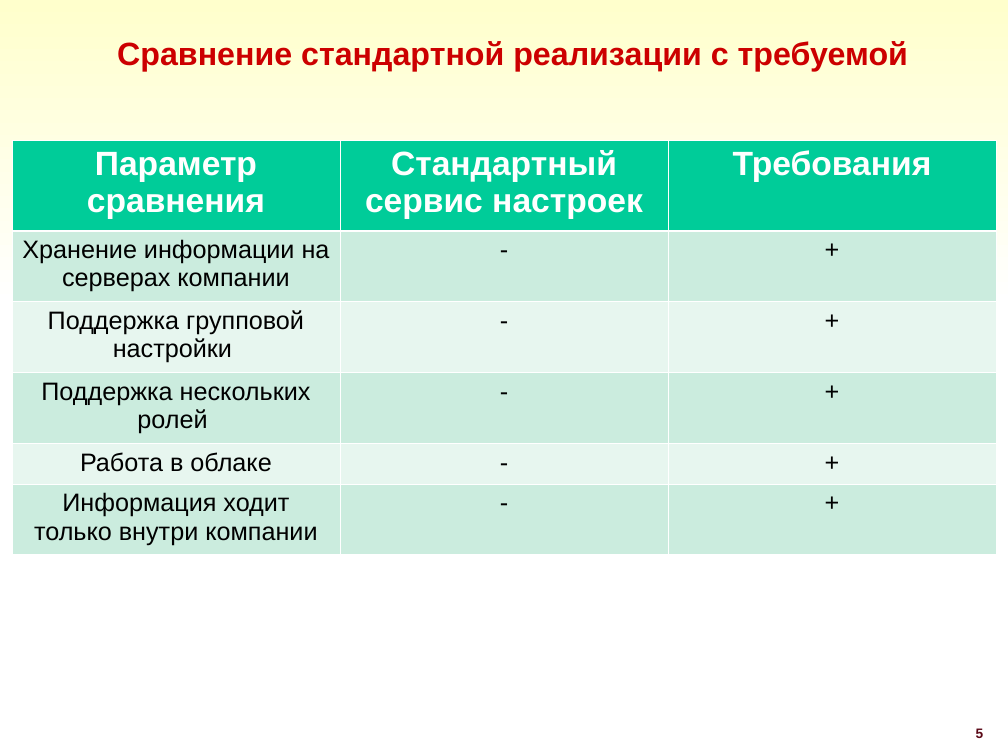
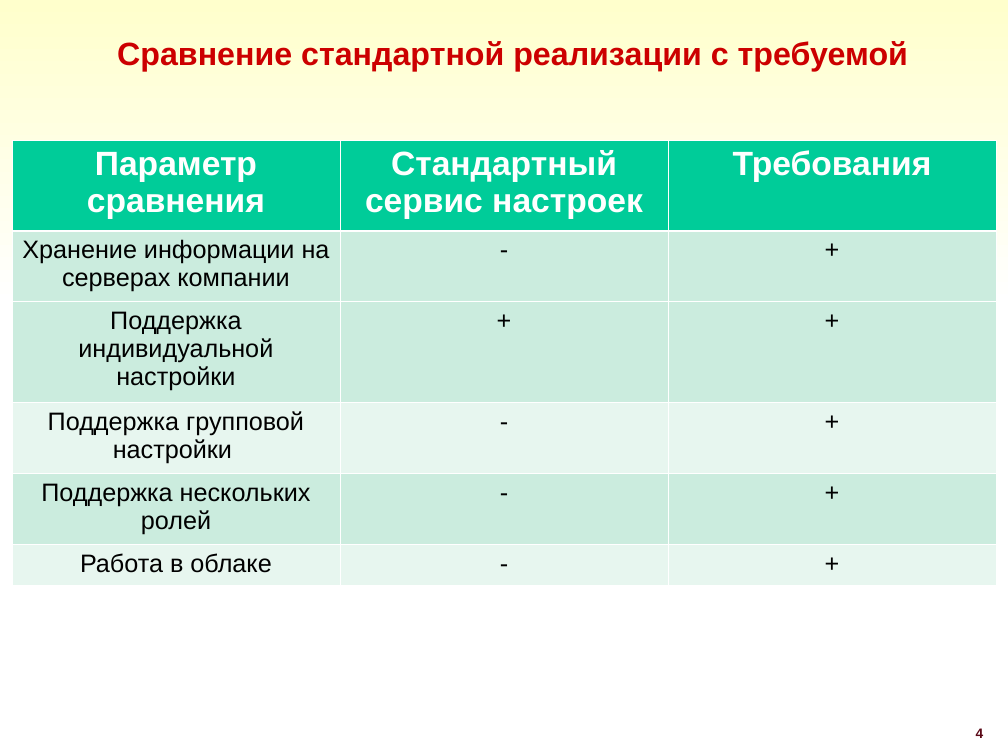
Before and after one commit to DmitryZagr/Diploma, a slide deck: slide 4 of преза/Zagrebaev.PPT (slide 5 before the commit). Drawn at 1008x756 pixels with LibreOffice and Linux fonts; fonts in the diff are those of the drawing; background and template pictures are left out. Boxes give left, top, right and bottom in pixels: in the first picture for what was removed or moved away, otherwise in the second. Text is boxed around its words. In the diff, an @@ line names an element or a change of style, - is before the commit and + after.

```diff
--- a/преза/Zagrebaev.PPT
+++ b/преза/Zagrebaev.PPT
@@ table at [12, 140, 997, 585] @@
+row 3: Поддержка индивидуальной настройки | + | +
-row 6: Информация ходит только внутри компании | - | +
@@ fill #E7F6EF to #CBECDE in 6 cells @@
@@ fill #CBECDE to #E7F6EF in 6 cells @@
@@ page number at [976, 728, 984, 738]: text changed @@
-5
+4
```
Also in this commit, not shown: 9 other slides changed, 4 slides added, 5 slides removed, 3 other files.
